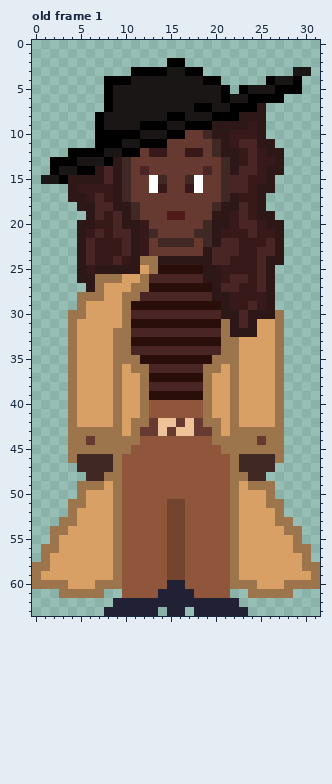
Edited in one commit: pixel-art file (Dead Overlap/Assets/aseprite/Marceline.aseprite). The picture above was drawn from the file before the commit.
32x64 pixels, 1 frame. Colours within 5 levels of each other are drawn and written as one. Shown: old frame 1. The commit also changed other frames, which this record leaves out.
New version:
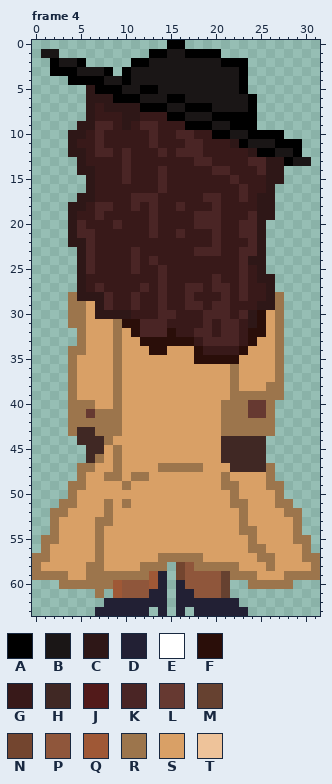
Palette (. is transparent): A #000000  B #1a1616  C #2e1717  D #222034  E #ffffff  F #2a0e09  G #381919  H #402824  J #521a1a  K #4a2525  L #663931  M #664130  N #73452f  P #8f563b  Q #9f5836  R #9c754c  S #d9a066  T #eec39a
A new or re-ordered frame is compared with the old frame closest to it.
The edit:
frames 1 -> 5
layer "Layer 2" now hidden
layer "Layer 4" added
--- frame 4 is new; against old frame 1
@@ x 0..31 @@
- 0 ................................
- 1 ................................
- 2 ...............AA...............
- 3 ...........AAAABBAA..........BB.
- 4 ........AAABBBBBBBBAA.....ABBA..
- 5 ........ABBBBBBBBBBBBA.ABBBAAA..
- 6 ........ABBBBBBBBBBBBABBAAAA....
- 7 ........ABBBBBBBBBAABBAAAC......
- 8 .......ABBBBBBBAABBBAAACCC......
- 9 .......ABBBBAAABBAAACCCCGC......
-10 .......AAAAABBBAALLHCCGGGC......
-11 .......AAABBAAALLLLLHCGKKCC.....
-12 ....AAAABBAALGGLLGGLHCCGKGCC....
-13 ..AAABBBACHLLLLLLLLLLHCGKGGC....
-14 ..ABBAACKCHLKLLLLLLKLHCKKGCC....
-15 .BBACCCCKCHLLEHLLHELLHKKGGC.....
-16 ....CGGGGCHLLEGLLGELLHKKGCC.....
-17 ....CCGKGCHLLLLLLLLLLHCGGC......
-18 .....CCKKCCHLLLLLLLLHCCKGC......
-19 ......CKGKCHLLLJJLLLCCGKGCC.....
-20 .....CCGGKCCGLLLLLLHCCGKKGCC....
-21 .....CGKGKKCGHLLLLHHCGGGKGGC....
-22 .....CKGGGKCGLHHHHLHCKKGGGKC....
-23 .....CKGGGKCGLLLLLLCKKKGGKKC....
-24 .....CKGGKGCRRCCCCCCKKGGGKCC....
-25 .....CGCCCCCSRFFFFFCCGGGGKC.....
-26 .....CCRRRSSRKKKKKKCCGKKGKC.....
-27 ......CRSSSRRFFFFFFFCKKGGKC.....
-28 .....RRRSSRRKKKKKKKKCCGGGGC.....
-29 .....RSSSSRFFFFFFFFFFCGGKGC.....
-30 ....RRSSSSRKKKKKKKKKKCCKCCCR....
-31 ....RSSSSSRFFFFFFFFFFRCKCSSR....
-32 ....RSSSSRRKKKKKKKKKKRCCCSSR....
-33 ....RSSSSRRFFFFFFFFFFRRSSSSR....
-34 ....RSSSSRRKKKKKKKKKKRRSSSSR....
-35 ....RSSSSRRRFFFFFFFFRRRSSSSR....
-36 ....RSSSSRSRRKKKKKKRRSRSSSSR....
-37 ....RSSSSRSSRFFFFFFRSSRSSSSR....
-38 ....RSSSSRSSRKKKKKKRSSRSSSSR....
-39 ....RSSSSRSSRFFFFFFRSSRSSSSR....
-40 ....RSSSSRSSRPPPPPPRSSRSSSSR....
-41 ....RSSSSRSSRPPPPPPRSSRSSSSR....
-42 ....RSSSSRSRRLTTLTLRRSRSSSSR....
-43 ....RRRRRRSRLLTLTTLLRSRRRRRR....
-44 ....RRLRRRRRPPPPPPPPRRRRRLRR....
-45 ....RRRRRRRPPPPPPPPPPRRRRRRR....
-46 ....RHHHHRPPPPPPPPPPPPRHHHHR....
-47 .....HHHHRPPPPPPPPPPPPRHHHH.....
-48 ......HHRRPPPPPPPPPPPPRRHH......
-49 .....RRRSRPPPPPPPPPPPPRSRRR.....
-50 .....RSSSRPPPPPPPPPPPPRSSSR.....
-51 ....RRSSSRPPPPPNNPPPPPRSSSRR....
-52 ....RSSSSRPPPPPNNPPPPPRSSSSR....
-53 ...RRSSSSRPPPPPNNPPPPPRSSSSRR...
-54 ..RRSSSSSRPPPPPNNPPPPPRSSSSSRR..
-55 ..RSSSSSSRPPPPPNNPPPPPRSSSSSSR..
-56 .RRSSSSSSRPPPPPNNPPPPPRSSSSSSRR.
-57 .RSSSSSSSRPPPPPNNPPPPPRSSSSSSSR.
-58 RRSSSSSSSRPPPPPNNPPPPPRSSSSSSSRR
-59 RSSSSSSSSRPPPPPNNPPPPPRSSSSSSSSR
-60 RRRRSSSRRRPPPPPDDPPPPPRRRSSSRRRR
-61 ...RRRRR..PPPPDDDDPPPP..RRRRR...
-62 .........DDDDDDDDDDDDDD.........
-63 ........DDDDDD.DD.DDDDDD........
+ 0 ...............AA...............
+ 1 .BB..........AABBAAAA...........
+ 2 ..ABBA.....AABBBBBBBBAAA........
+ 3 ..AAABBBA.ABBBBBBBBBBBBA........
+ 4 ....AAAABBABBBBBBBBBBBBA........
+ 5 ......CAAABBAABBBBBBBBBA........
+ 6 ......CCCAAABBBAABBBBBBBA.......
+ 7 ......CGCCCCAAABBAAABBBBA.......
+ 8 ......CGGGCCGGGAABBBAAAAA.......
+ 9 .....CCKKGCGKKGGGAAABBAAA.......
+10 ....CCGKGGGGGKGGKKGGAABBAAAA....
+11 ....CGGKGGGGGKGGGKKGGGCABBBAAA..
+12 ....CCGKKGKGGGKGKKKGGGGGCAABBA..
+13 .....CGGGGKGGGGGGGKKGGGGKKCCABB.
+14 .....CCGGGKGGGKGGGGGKKGGGKCC....
+15 ......CGGGKGGGKGGGGGGGKGGGCC....
+16 ......CGGGGGGGKGGGGGGGGKGGC.....
+17 .....CCGGGGKKKGGGGGKKGGKGCC.....
+18 ....CCGKKGGKGKGGKGGGKGGGGCC.....
+19 ....CGGKGGGGGKGGGGKKKGGGKCC.....
+20 ....CKGGGKGGGKGGGGKKKGGKKC......
+21 ....CKKGGGGGGKGGKGGGKGGKKC......
+22 ....CCKGGGGGGGGGGGGGKGGGKC......
+23 .....CKGGGGKGGGGGGKKKGGKKC......
+24 .....CKGGGGKGKGGGGGGGGGKCC......
+25 .....CKGGGGKGGKGGGGGGGGKGC......
+26 .....CGGGGGGGGKGGGGGKGGKGCC.....
+27 .....CGKGGGGKGKGGKKGKKGKGGC.....
+28 ....RCCCKGGKGGKGGKGGGKGKGGCR....
+29 ....RRSCKGGKGGKGGKKGKKGGGCCR....
+30 ....RRSCCCCGGGKKGGGKKKGKCFSR....
+31 ....RRSSSRFFKKKGGGGKGKKGCFSR....
+32 .....RSSSRSFKKKFGGKKGKKGFFSR....
+33 .....RSSSRSSFFFFFFGKKKKGFSSR....
+34 ....RRSSSRSSSFFSSSFGGGGFSSSR....
+35 ....RSSSSRSSSSSSSSFFFFFSSSSR....
+36 ....RSSSSRSSSSSSSSSSSSRSSSSR....
+37 ....RSSSSRSSSSSSSSSSSSRSSSSR....
+38 ....RSSSSRSSSSSSSSSSSSRSSSRR....
+39 ....RSSSSRSSSSSSSSSSSSRRRRRR....
+40 ....RRRSSRSSSSSSSSSSSRRRLLR.....
+41 ....RRLRRRSSSSSSSSSSSRRRLLR.....
+42 ....RRRRRRSSSSSSSSSSSRRRRRR.....
+43 ....RHHRRRSSSSSSSSSSSRRRRRR.....
+44 .....HHHRSSSSSSSSSSSSHHHHH......
+45 ......HHSRSSSSSSSSSSSHHHHH......
+46 ......HRSRSSSSSSSSSSSHHHHH......
+47 .....RRSSRSSSSRRRRRSSSHHHHR.....
+48 .....RSSRRSRRSSSSSSSSRSSSSR.....
+49 ....RRSSSSRSSSSSSSSSSRRSSSRR....
+50 ....RSSSSSSSSSSSSSSSSSRSSSSR....
+51 ...RRSSSRSRSSSSSSSSSSSRRSSSRR...
+52 ..RRSSSSRSSSSSSSSSSSSSSRSSSSRR..
+53 ..RSSSSRRSSSSSSSSSSSSSSRSSSSSR..
+54 ..RSSSSRSSSSSSSSSSSSSSSRRSSSSR..
+55 .RRSSSSRSSSSSSSSSSSSSSSSRSSSSRR.
+56 .RSSSSSRSSSSSSSSSSSSSSSSRRSSSSR.
+57 RRSSSSSRSSSSSSRRRRRSSSSSSRRSSSRR
+58 RSSSSSRRSSSSRRR.NPRRRRRSSSRSSSSR
+59 RRRRSSRRRRRRRQD.NPPPPMRRRSSSRRRR
+60 ...RRRRRRQPPPQD.DPPPPM..RRRRR...
+61 .......R.QPPPDD.DDPPPM..........
+62 ........DDDDDDD.DDDDDDD.........
+63 .......DDDDDD.D.D.DDDDDD........
